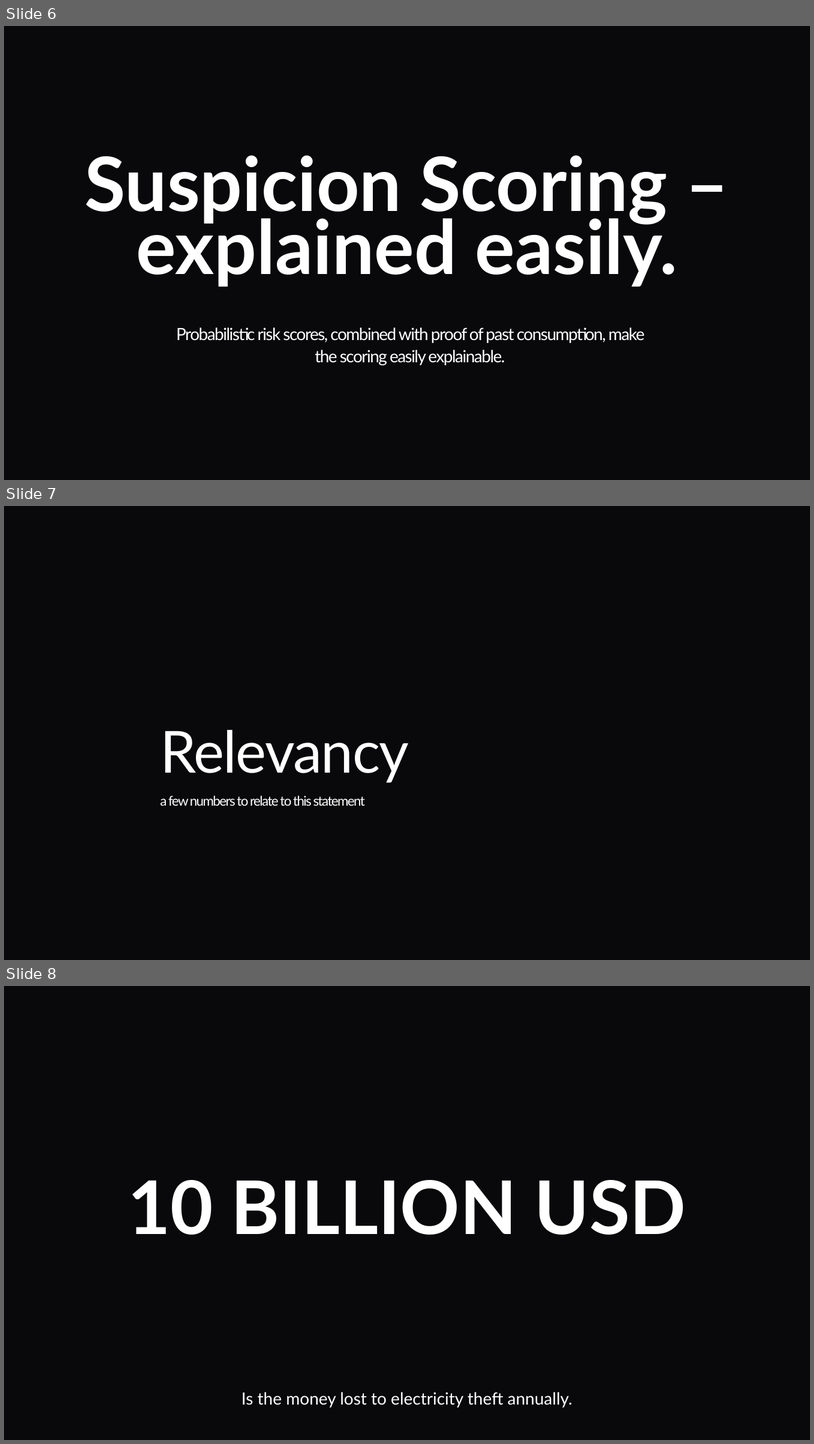
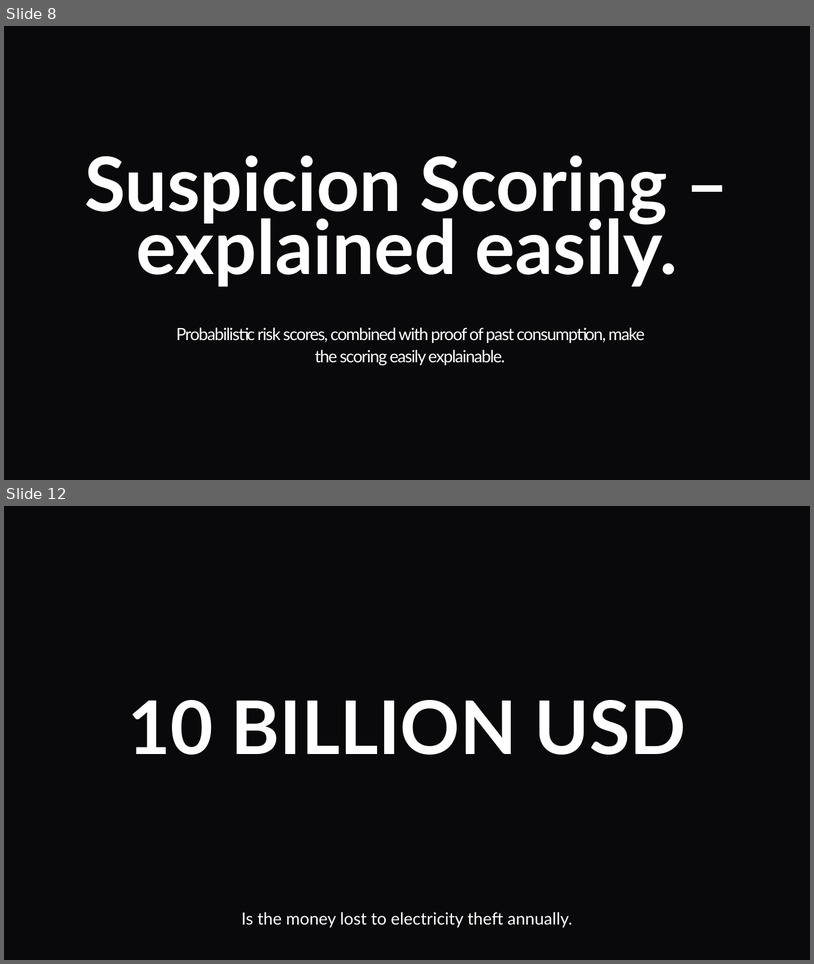
Before and after one commit to Sham-Uday/3VS_Electricity_Theft_Detection, a slide deck: backend/FINAL REVIEW.pptx. Shown one above the other, each under a label of ours: slides 6, 7 and 8 before the commit, slides 8 and 12 after it; the slides between them are not shown. The pictures are 814x1444 and 814x964 pixels, drawn with LibreOffice and Linux fonts; fonts in the diff are those of the drawing; background and template pictures are left out. Boxes give left, top, right and bottom in pixels: in the first picture for what was removed or moved away, otherwise in the second. Text is boxed around its words. In the diff, an @@ line names an element or a change of style, - is before the commit and + after.

```diff
--- a/backend/FINAL REVIEW.pptx
+++ b/backend/FINAL REVIEW.pptx
@@ slide 7 removed at bbox=[4, 506, 810, 960], background picture (left out) @@
@@ title removed at bbox=[160, 730, 409, 805] @@
-Relevancy
-a few numbers to relate to this statement
@@ what was slide 6 is now slide 8 @@
@@ what was slide 8 is now slide 12 @@
```
Also in this commit, not shown: 3 slides changed, 4 slides added, 1 other slide removed.
